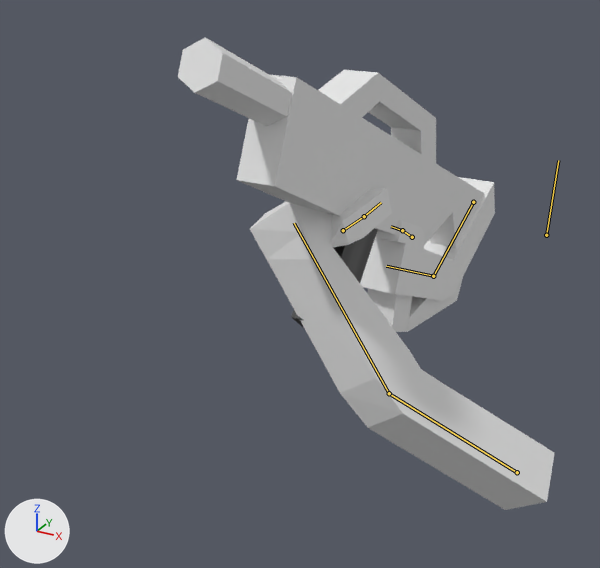
The Blender file Assets/Models/AR5.56 Hand.blend: old version first, new version second.
One viewpoint serves both versions: a camera (50 mm lens) standing at (0.493, -2.378, 0.607) and looking at (-0.377, -0.795, -0.185). Every picture has the same lights, and +X, +Y and +Z are marked at lower left. Both versions are drawn at frame 75 of the action 'ArmatureAction'; the numbers are the values there. The bones that bend it are drawn over the model as lines.
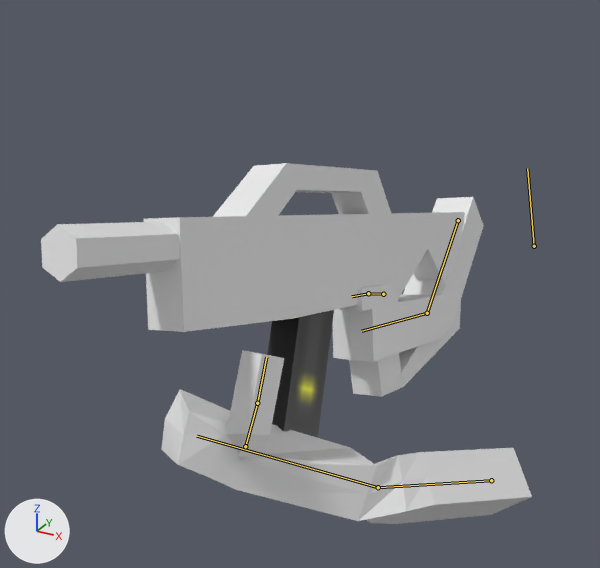
The edits, one by one:
Bone 'Hips' (bone_hips) moves from (0.0, -0.44, -0.62) to (0.0, -0.31, 0.51).
Bone 'Hips' (bone_hips) turns from (-9, 0, 0) to (-2, -1, 11) degrees about its own x, y and z.
Bone 'UpperArm.L' (bone_upperarm_l) moves from (5.58, -0.82, -4.56) to (4.46, -1.77, -4.49).
Bone 'UpperArm.L' (bone_upperarm_l) turns from (141, -36, 63) to (-29, -146, -94) degrees about its own x, y and z.
Bone 'LowerArm.L.001' (bone_lowerarm_l_001) turns from (-32, -1, -4) to (-25, -40, 23) degrees about its own x, y and z.

Location of each change, [x1, y1, x2, y2] in pixels of the pictures (600 x 568 px):
'Plane', posed (38% wider, 21% shorter)
    before: [178, 37, 484, 332]
    after: [41, 163, 465, 396]
'Dummy', posed (22% wider)
    before: [250, 177, 554, 510]
    after: [161, 197, 532, 524]
'Plane.001', posed
    before: [291, 228, 378, 329]
    after: [267, 310, 334, 436]
bone 'Hips', root to tip
    before: (546, 235) to (558, 160)
    after: (534, 246) to (527, 168)
bone 'UpperArm.L', root to tip
    before: (517, 472) to (389, 393)
    after: (491, 480) to (378, 487)
bone 'LowerArm.L.001', root to tip
    before: (389, 393) to (294, 223)
    after: (378, 487) to (197, 436)
